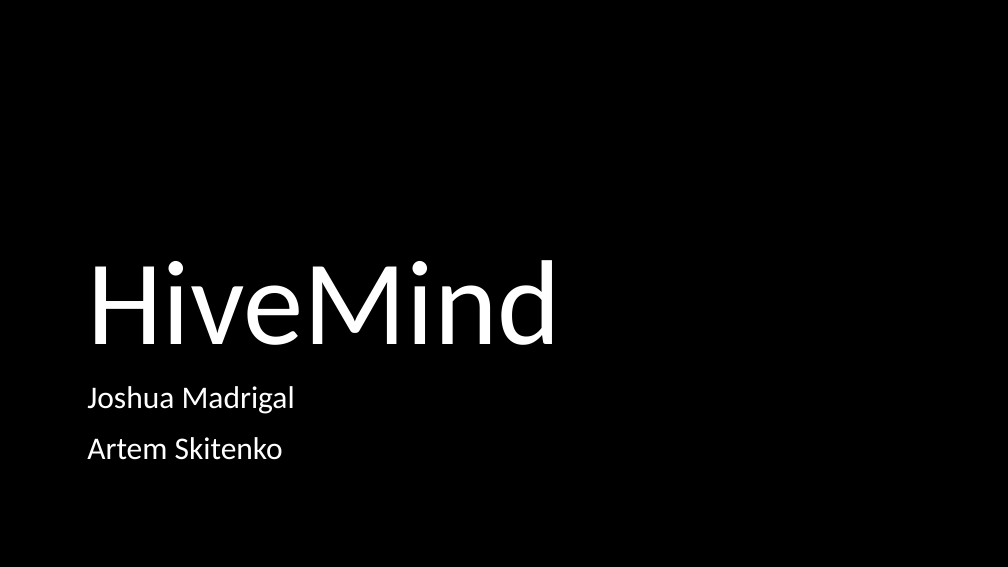
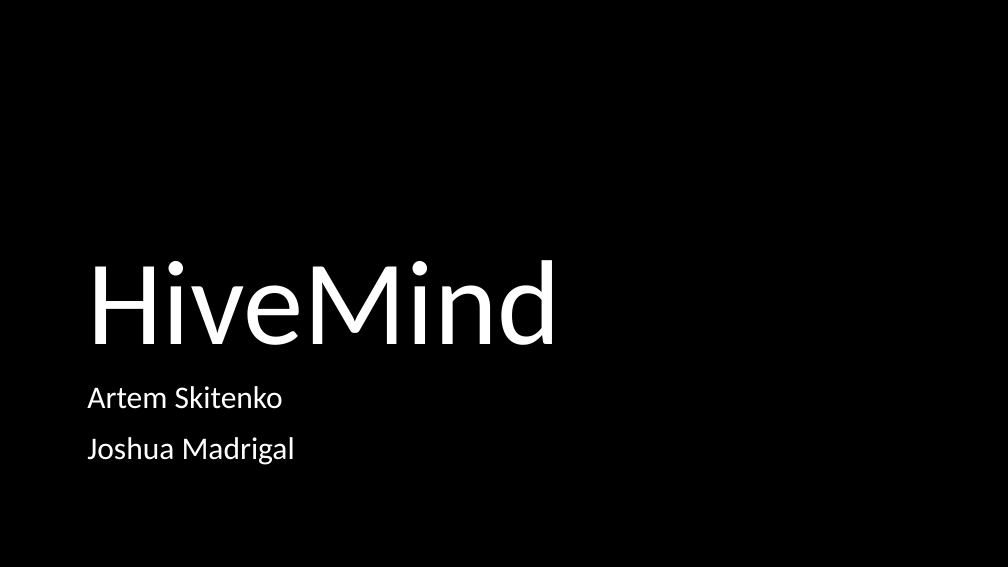
Before and after one commit to ArtemSkit/HiveMind, a slide deck: slide 1 of Presentation.pptx. Drawn at 1008x567 pixels with LibreOffice and Linux fonts; fonts in the diff are those of the drawing; background and template pictures are left out. Boxes give left, top, right and bottom in pixels: in the first picture for what was removed or moved away, otherwise in the second. Text is boxed around its words. In the diff, an @@ line names an element or a change of style, - is before the commit and + after.

```diff
--- a/Presentation.pptx
+++ b/Presentation.pptx
@@ subtitle at box(87, 386, 283, 409): paragraph added @@
+Artem Skitenko
@@ subtitle at box(87, 437, 283, 460): paragraph removed @@
-Artem Skitenko
```
Also in this commit, not shown: 1 other slide changed.
